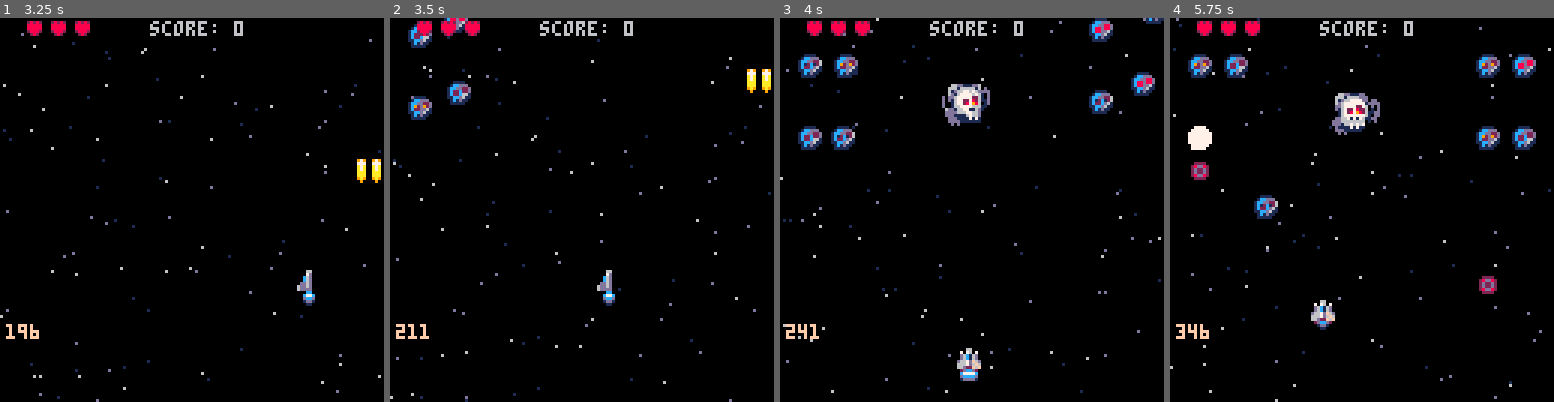
Above: before the commit, frames 1-4 (left to right).
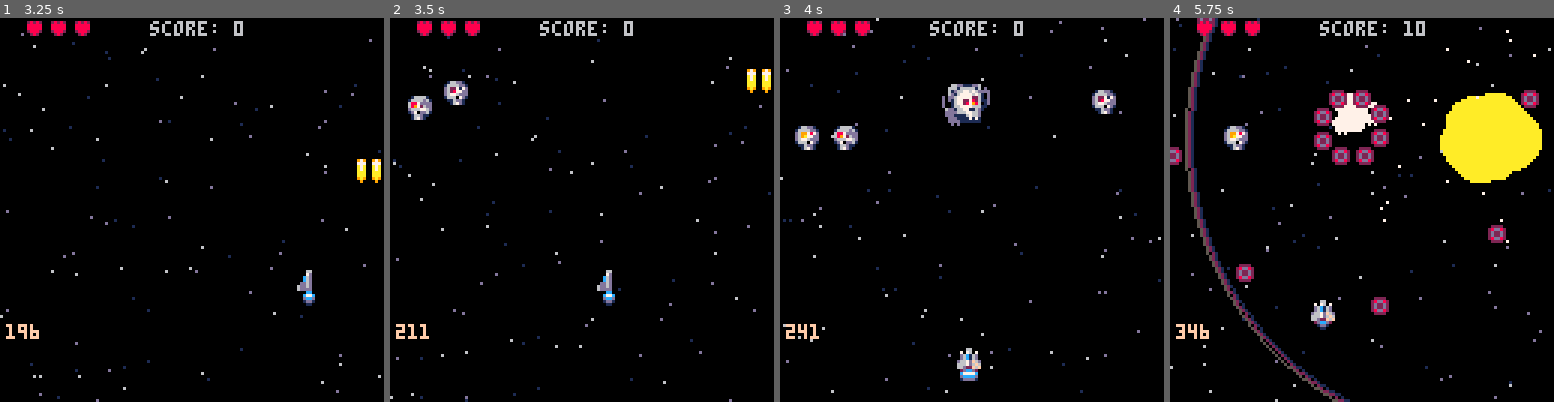
Above: after the commit, the same moments.

Repository: jimmac/pico-shed
Game: PICO-8 cartridge shmup.p8
Same seed, same stepped clock (60 frames per second), same inputs: the game is played once before the commit and once after it.
Inputs:
- Up to frame 1 (3.25 s): tap X (X key) at 0.33, 1.07, 1.85, 2.97 s; tap O (Z key) at 0.7, 1.7, 2.1, 2.5, 2.9 s; hold Right 1.6-2.1 s; hold Up 2.15-2.42 s; hold Right 2.47-3.03 s; hold Left from 3.08 s (still down)
- Up to frame 2 (3.5 s): keep holding Left; tap O (Z key) at 3.3 s
- Up to frame 3 (4 s): release Left at 3.58 s; hold Down 3.63-3.97 s; tap O (Z key) at 3.7 s
- Up to frame 4 (5.75 s): hold Right 4.02-4.68 s; tap X (X key) at 4.08, 5.2 s; tap O (Z key) every 0.4 s from 4.1 to 5.7 s; hold Up 4.73-5.03 s; hold Left 5.08-5.68 s; hold Down from 5.73 s (still down)

Frame 1 is identical in both runs. In frame 2, 0.9% of the frame differs, in the area x 4-22%, y 0-27%; in frame 3, 2.4%; in frame 4, 13%, in the area x 0-97%, y 0-100%.

Commit message:
implement sreen shake
- on death of bigger enemies and player

Diff:
--- a/shmup.p8
+++ b/shmup.p8
@@ -15,6 +15,8 @@
 	music(0)
 	lockout=0
 	t=0
+	shaket=0
+	shakex=0
 end
 
 function _update60 ()
@@ -55,6 +57,7 @@
 	flash=0
 	firet=0
 	wave=4
+	lastwave=6
 	nextwave()
 	wavet=160
 	nextfire=300
@@ -68,6 +71,7 @@
 	pl.lv=3   --number of lives
 	pl.inv=0  --invincibility
 	          -- frames
+	pl.deathshake=3
 	flame=4   --spr of flame
 
 	bl={} --bulets
@@ -329,6 +333,11 @@
 	if (myen.aniframe>=#myen.ani+.9) then
 		myen.aniframe=1
 	end
+end
+
+function screenshake(obj)
+	shaket=60
+	shakex=obj.deathshake
 end
 -->8
 --update
@@ -404,6 +413,7 @@
 				setoff_explosion(encx-rnd(10),ency-rnd(10))
 				setoff_explosion(plcx+rnd(10),plcy+rnd(10),"player")
 				setoff_sw(plcx,plcy)
+				screenshake(pl)
 			end
 		end
 	end
@@ -428,6 +438,7 @@
 				del(ebl,myebul)
 				setoff_explosion(plcx+rnd(10),plcy+rnd(10),"player")
 				setoff_sw(plcx,plcy)
+				screenshake(pl)
 			end
 		end
 	end
@@ -488,6 +499,7 @@
 				setoff_sparks(encx,ency)
 				if myen.hp<=0 then
 				 killen(myen)
+				 screenshake(myen)
 				end
 			end
 		end
@@ -648,6 +660,14 @@
  --top menu
  draw_menu()
 
+ --shake screen
+ if shaket>0 then
+ 	camera(sin(t/10)*shakex,cos(t/5)*shakex)
+ 	shaket-=1
+ else
+ 	camera(0,0)
+ end
+
  --debug
  print(t,2,102,15)
  --print(#ebl)
@@ -718,7 +738,7 @@
 function nextwave()
  wave+=1
 
- if wave>6 then
+ if wave>lastwave then
 	 mode="youwin"
 	 lockout=t+30
 	 music(24)
@@ -766,22 +786,21 @@
 		sfx(34)
 	elseif wave==5 then --miniboss
 		placen({
-		 {1,1,0,0,0,0,0,0,1,1},
+		 {0,0,0,0,0,0,0,0,0,0},
 			{0,0,0,0,6,0,0,0,0,0},
-			{1,1,0,0,0,0,0,0,1,1}
+			{2,2,0,0,0,0,0,0,2,2}
 		})
 		sfx(35)
 	else --boss
 		placen({
 			{0,0,0,0,0,0,0,1,1,1}
 		})
-		sfx(35)
+		sfx(36)
 	end
 end
 
 function efire(myen,ang,spd)
 	local myebul=makespr()
-
 
 	myebul.spr=14
 	myebul.x=myen.x+3*myen.sprw
@@ -807,6 +826,11 @@
  end
 end
 
+function aimedfire(myen,spd)
+ local ang=atan2(pl.y-myen.y,pl.x-myen.x)
+	efire(myen,ang,spd)
+end
+
 function placen(mywave)
 
 	for i=1,#mywave do --rows
@@ -831,6 +855,7 @@
 	myen.wait=enwait
 	myen.type=entype
 	myen.anispd=.1
+	myen.deathshake=0
 
 	myen.aniframe=1+rnd(4) --first frame of animation
 	if entype==6 then
@@ -843,12 +868,14 @@
 		myen.spy=.1
 		myen.spx=1
 		myen.ani={24,26,28}
+		myen.deathshake=2
 	elseif entype==5 then
 		--skull
 		myen.hp=4
 		myen.spy=.2
 		myen.spx=0
 		myen.ani={48,49,50,51}
+		myen.deathshake=1
 	elseif entype==4 then
 		myen.hp=3
 		myen.spy=.5
@@ -1022,330 +1049,338 @@
 	local myindex=#en-flr(rnd(maxnum))
 	local myen=en[myindex]
 
-	if myen.mission=="protec" then
-		efire(myen,0,1) --default down
-	end
-end
-…(242 lines of a section not shown)…
-__map__
-0000000000000000000000900000000000000000000000000000000000000000000000000000000000000000000000000000000000000000000000000000000000000000000000000000000000000000000000000000000000000000000000000000000000000000000000000000000000000000000000000000000000000000
-…(79 lines of a section not shown)…
+if myen.mission=="protec" then
+  if myen.type==6 then
+   --miniboss
+   efirespread(myen,8,1.3,rnd())
+  elseif myen.type==2 then
+   --fast skull
+   aimedfire(myen,2)
+  else
+  	--default fire type
+   efire(myen,0,1)
+  end
+ end
+end
+…(322 lines of a section not shown)…
Not shown, changed: 80 lines of the sprite sheet (__gfx__) section of shmup.p8
Not shown, changed: the sound effects (__sfx__) section of shmup.p8
